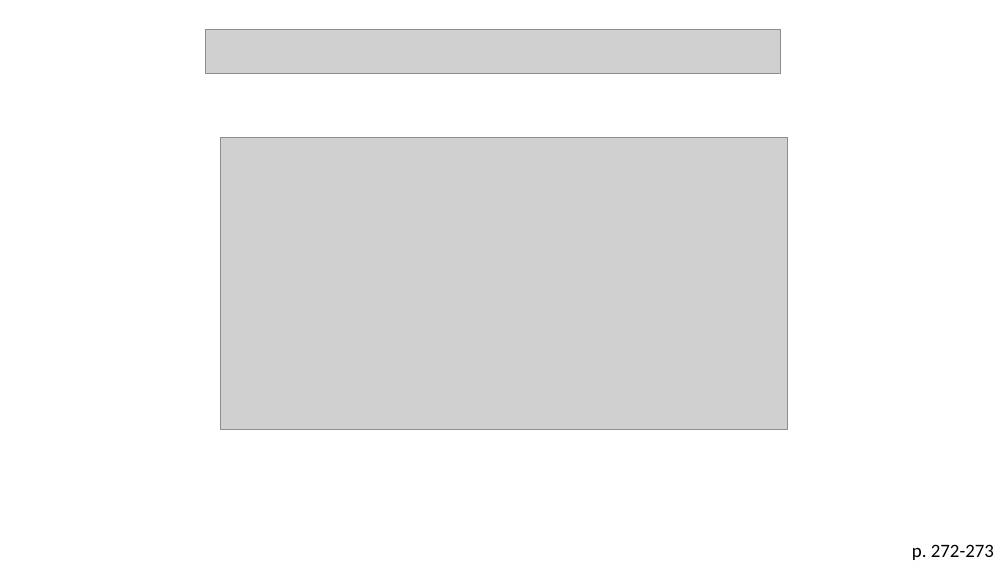
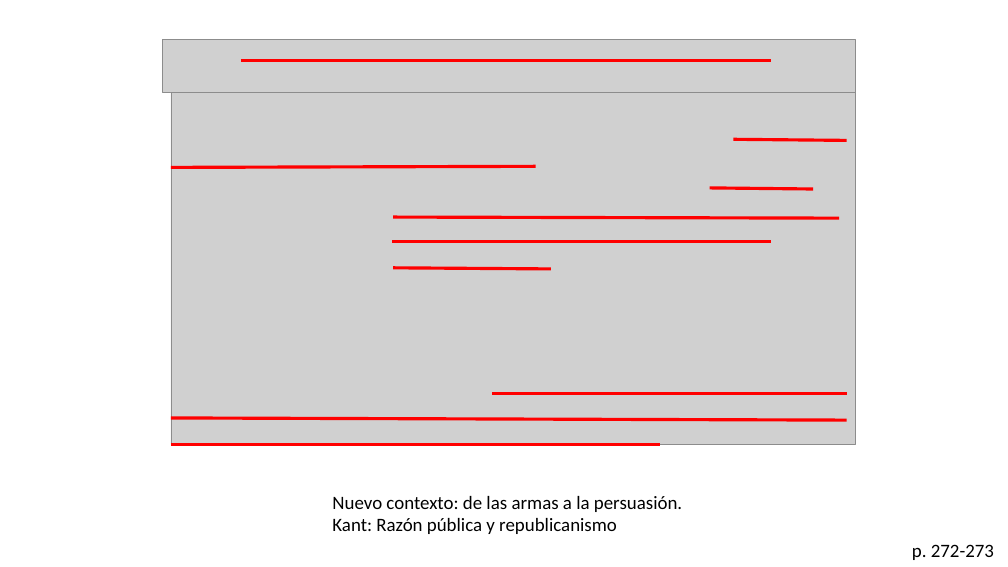
Before and after one commit to zaboltar/zaboltar.github.io, a slide deck: slide 40 of assets uarm/2023 2 UarmPCrit/Taylor - Era Secular 3 y 5.pptx (slide 44 before the commit). Drawn at 1008x567 pixels with LibreOffice and Linux fonts; fonts in the diff are those of the drawing; grey boxes stand for pictures. Boxes give left, top, right and bottom in pixels: in the first picture for what was removed or moved away, otherwise in the second. Text is boxed around its words. In the diff, an @@ line names an element or a change of style, - is before the commit and + after.

```diff
--- a/assets uarm/2023 2 UarmPCrit/Taylor - Era Secular 3 y 5.pptx
+++ b/assets uarm/2023 2 UarmPCrit/Taylor - Era Secular 3 y 5.pptx
@@ picture: place and size @@
-picture at box(206, 29, 780, 73)
+picture at box(163, 39, 856, 92)
@@ line added from (241, 60) to (771, 60), #FF0000 3 pt @@
@@ picture: place and size @@
-picture at box(220, 138, 788, 430)
+picture at box(171, 92, 855, 445)
@@ line added from (734, 139) to (847, 141), #FF0000 3 pt @@
@@ line added from (171, 167) to (536, 166), #FF0000 3 pt @@
@@ line added from (710, 188) to (814, 189), #FF0000 3 pt @@
@@ line added from (393, 217) to (839, 219), #FF0000 3 pt @@
@@ line added from (392, 242) to (771, 242), #FF0000 3 pt @@
@@ line added from (393, 268) to (551, 269), #FF0000 3 pt @@
@@ line added from (171, 418) to (847, 420), #FF0000 3 pt @@
@@ line added from (492, 393) to (847, 393), #FF0000 3 pt @@
@@ line added from (171, 445) to (660, 445), #FF0000 3 pt @@
@@ text added at box(332, 496, 682, 534), 18 pt, text #000000 @@
+Nuevo contexto: de las armas a la persuasión.
+Kant: Razón pública y republicanismo
```
Also in this commit, not shown: 8 other slides changed, 10 slides added, 16 slides removed, 5 other files.
